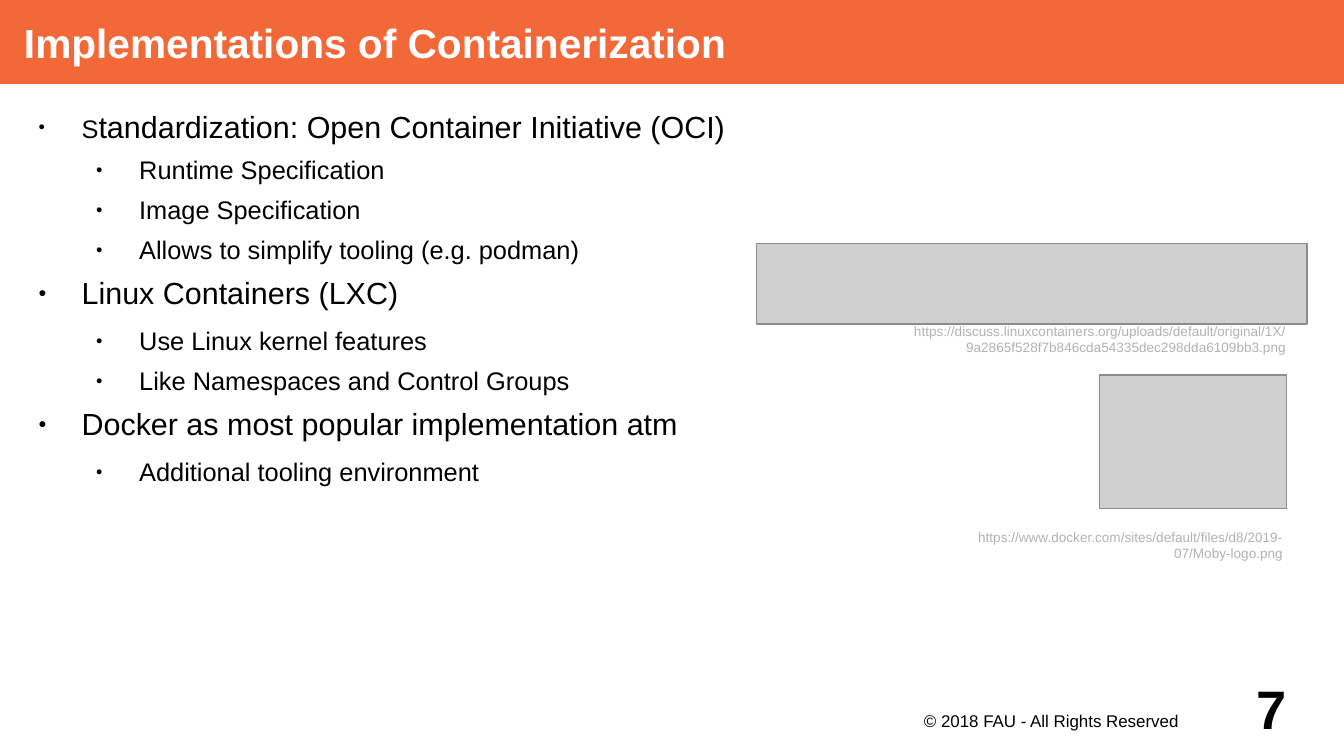
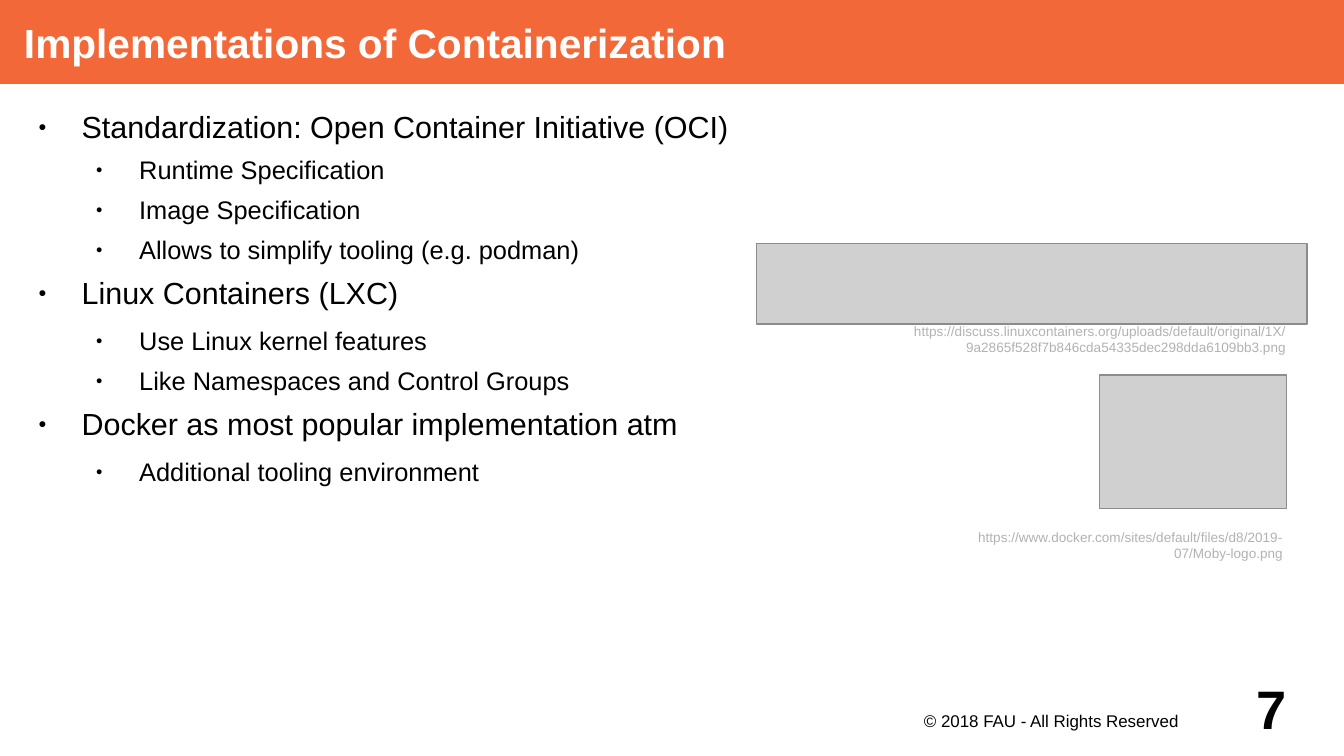
Before and after one commit to dirkriehle/adap-course, a slide deck: slide 7 of Lecture Slides/ADAP Z01 - Containerization.odp. Drawn at 1344x756 pixels with LibreOffice and Linux fonts; fonts in the diff are those of the drawing; grey boxes stand for pictures. Boxes give left, top, right and bottom in pixels: in the first picture for what was removed or moved away, otherwise in the second. Text is boxed around its words. In the diff, an @@ line names an element or a change of style, - is before the commit and + after.

Commit message:
Extend Containerization slides

```diff
--- a/Lecture Slides/ADAP Z01 - Containerization.odp
+++ b/Lecture Slides/ADAP Z01 - Containerization.odp
@@ text at (82, 116, 728, 144): size 15 to 18 pt in "Standardization:" @@
```
Also in this commit, not shown: 6 other slides changed, 2 slides added.
